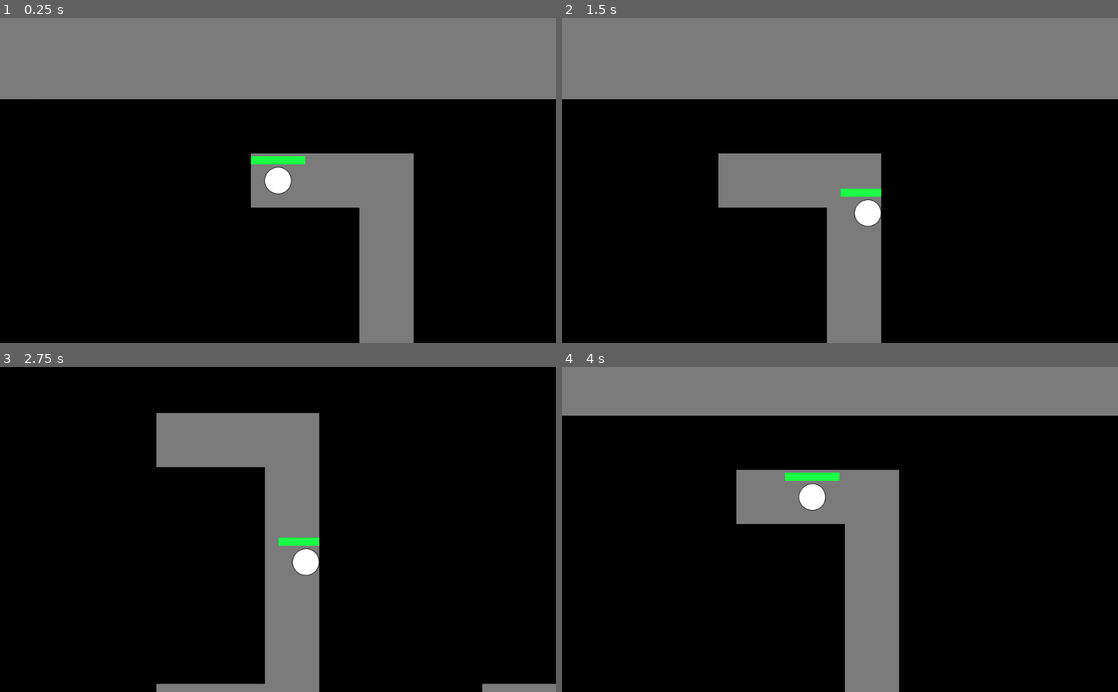
Above: before the commit, frames 1-4 (two rows, left to right).
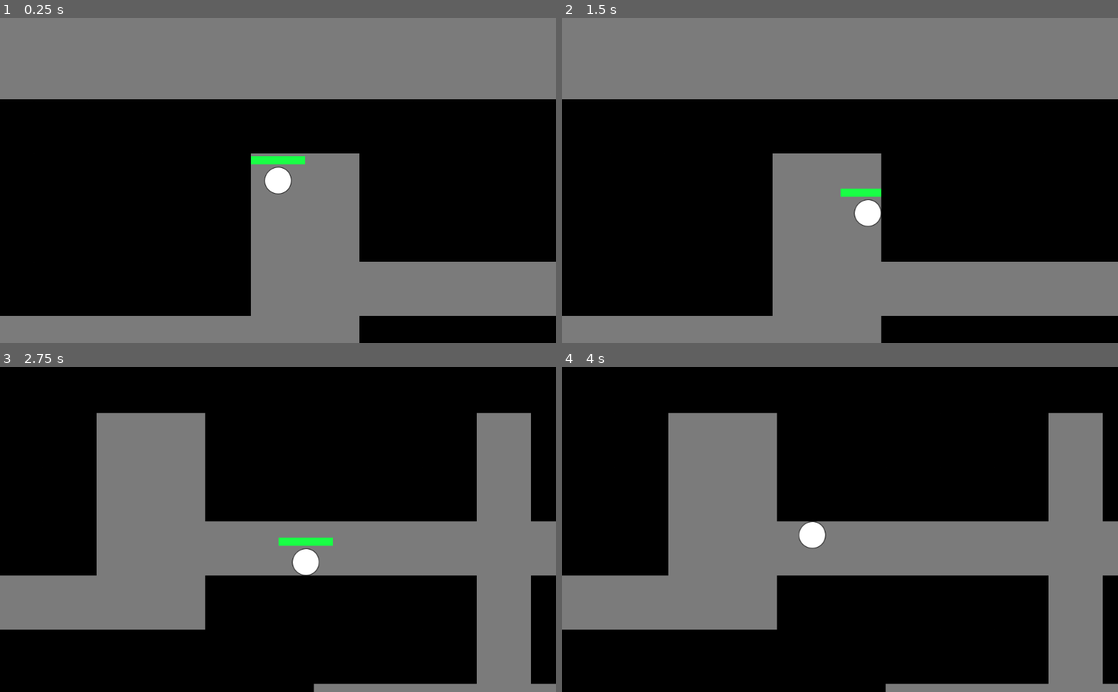
Above: after the commit, the same moments.

Repository: ComradeSparklePony/Slay-the-Triangles
Game: Godot game, scene res://maze.tscn
Same seed, same stepped clock (60 frames per second), same inputs: the game is played once before the commit and once after it. The project has no main scene, so this scene is started directly.
Inputs (mouse positions are in pixels of both pictures, inside the frame that each line leads up to):
- Up to frame 1 (0.25 s): no input
- Up to frame 2 (1.5 s): tap Enter at 0.5 s; move the mouse to (962, 164) at 0.52 s; hold Right (ui_right) 0.53-1.28 s; click (962, 164) at 0.67 s; move the mouse to (728, 196) at 1.27 s; hold Down (ui_down) from 1.28 s (still down)
- Up to frame 3 (2.75 s): move the mouse to (333, 458) at 2.02 s; release Down (ui_down) at 2.03 s; hold Right (ui_right) from 2.03 s (still down)
- Up to frame 4 (4 s): move the mouse to (812, 594) at 2.77 s; release Right (ui_right) at 2.78 s; hold Up (ui_up) 2.78-3.53 s; click (812, 594) at 2.92 s; move the mouse to (1006, 578) at 3.52 s; hold Left (ui_left) from 3.53 s (still down)

The runs differ from the first frame. In frame 1, 20% of the frame differs, in the area x 0-100%, y 41-100%; in frame 2, 16%; in frame 3, 40%; in frame 4, 53%, in the area x 0-100%, y 0-100%.

Commit message:
add spawner and enemies to maze

Diff:
--- a/enemy_spawner.gd
+++ b/enemy_spawner.gd
@@ -8,6 +8,7 @@
 var player
 
 var first_process = true
+var first_hit = true
 
 export (int) var max_hp
 var hp
@@ -72,3 +73,8 @@
 		$TextureProgress.value = hp
 		if hp == 0:
 			queue_free()
+		if first_hit:
+			$Timer.wait_time = 0.1
+			get_parent().add_child(enemy.instance())
+			$Timer.start()
+			first_hit = false
--- a/maze.gd
+++ b/maze.gd
@@ -44,13 +44,14 @@
 		else:
 			direction = vert_directions[randi() % 2]
 
-		length = (randi() % (TUNLEN - 1)) + 1
+		length = rand_range(5, TUNLEN)
 
 		#repeat for length and as long as not colliding with wall
 		while length > 0 and not (maze_point.x == 0 or maze_point.y == 0 or maze_point.x == MAZESIZE - 1 or maze_point.y == MAZESIZE - 1):
 			wall_array[maze_point.y][maze_point.x] = 1
 			maze_point += direction
 			length -= 1
+
 		if (maze_point.x == 0 or maze_point.y == 0 or maze_point.x == MAZESIZE - 1 or maze_point.y == MAZESIZE - 1):
 			maze_point = Vector2((randi() % MAZESIZE), (randi() % MAZESIZE))
 		tunnels -= 1
@@ -72,10 +73,20 @@
 		maze_point.x = 0
 
 	#spawn player at an open area
-	var spawn_player
 	var player_spawned = false
 	for y in range(MAZESIZE):
 		for x in range(MAZESIZE):
 			if wall_array[y][x] == 1 and not player_spawned:
 				$player.position = Vector2(x, y) * 100
 				player_spawned = true
+
+	#spawn spawner at open area at opposite corner
+	var spawner_spawned = false
+	var spawn
+	var reverse_mazesize = range(MAZESIZE)
+	reverse_mazesize.invert()
+	for y in reverse_mazesize:
+		for x in reverse_mazesize:
+			if wall_array[y][x] == 1 and not spawner_spawned:
+				$"enemy-spawner".position = Vector2(x, y) * 100
+				spawner_spawned = true
--- a/maze.tscn
+++ b/maze.tscn
@@ -1,16 +1,21 @@
-[gd_scene load_steps=4 format=2]
+[gd_scene load_steps=5 format=2]
 
 [ext_resource path="res://maze.gd" type="Script" id=1]
 [ext_resource path="res://world-wall.tscn" type="PackedScene" id=2]
 [ext_resource path="res://player.tscn" type="PackedScene" id=3]
+[ext_resource path="res://enemy_spawner.tscn" type="PackedScene" id=4]
 
-[node name="maze" type="Node2D"]
+[node name="maze" type="Node2D" index="0"]
 
 script = ExtResource( 1 )
 _sections_unfolded = [ "Transform" ]
 wall = ExtResource( 2 )
 MAZESIZE = 100
 TUNLEN = 10
-TUNNELS = 800
+TUNNELS = 1000
 
 [node name="player" parent="." index="0" instance=ExtResource( 3 )]
+
+[node name="enemy-spawner" parent="." index="1" instance=ExtResource( 4 )]
+
+max_hp = 300
--- a/player.tscn
+++ b/player.tscn
@@ -11,7 +11,7 @@
 custom_solver_bias = 0.0
 radius = 25.0
 
-[node name="player" type="KinematicBody2D" index="0" groups=[
+[node name="player" type="KinematicBody2D" groups=[
 "collide",
 ]]
 
@@ -117,6 +117,4 @@
 scale = Vector2( 0.5, 0.666667 )
 shape = SubResource( 1 )
 
-[connection signal="timeout" from="Timer" to="." method="_on_Timer_timeout"]
-
 [connection signal="area_entered" from="Area2D" to="." method="_on_Area2D_area_entered"]
--- a/town.tscn
+++ b/town.tscn
@@ -4,7 +4,7 @@
 [ext_resource path="res://world-wall.tscn" type="PackedScene" id=2]
 [ext_resource path="res://enemy_spawner.tscn" type="PackedScene" id=3]
 
-[node name="town" type="Node2D" index="0"]
+[node name="town" type="Node2D"]
 
 _sections_unfolded = [ "Transform" ]
 
